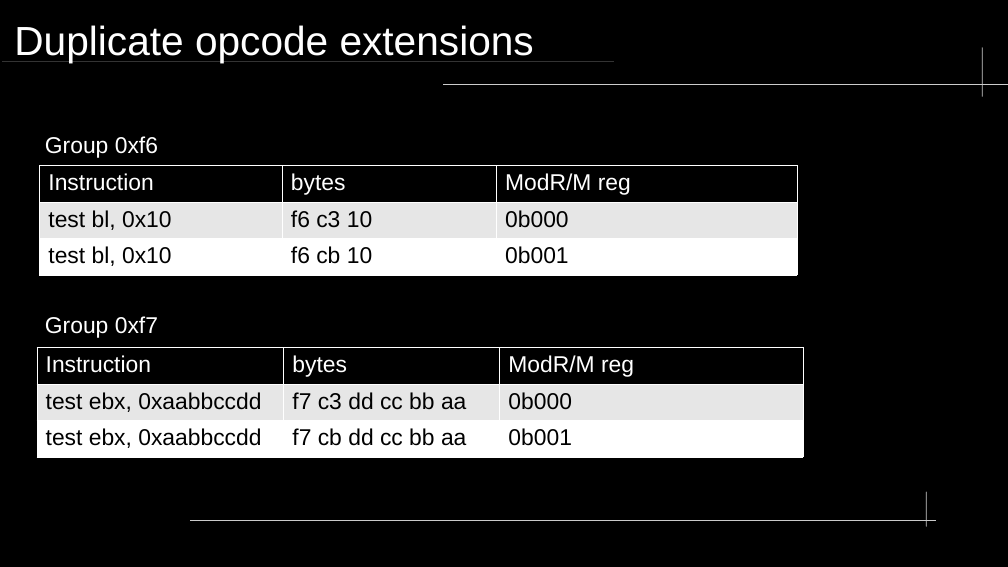
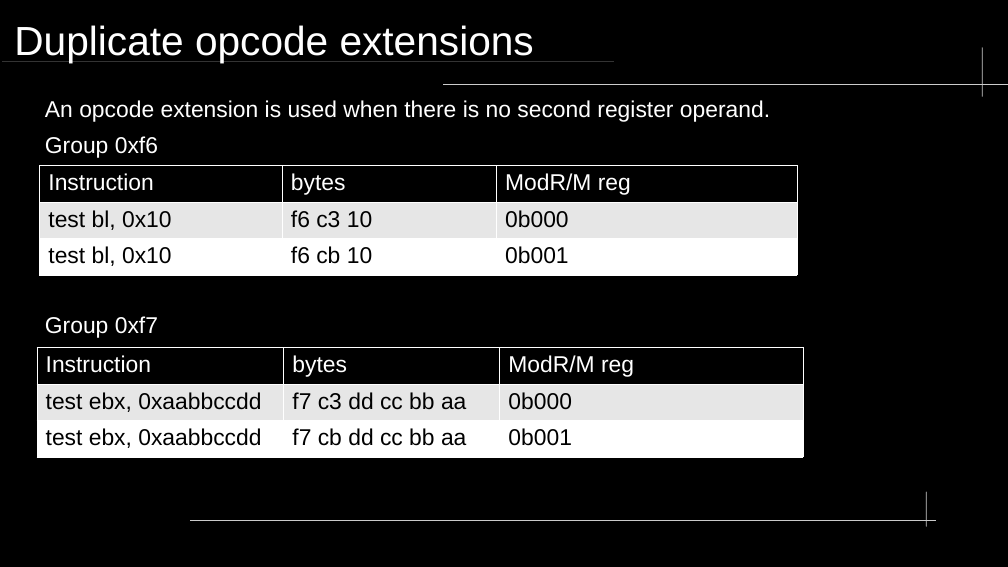
Before and after one commit to valkheim/transasm, a slide deck: slide 10 of slides/slides.odp (slide 8 before the commit). Drawn at 1008x567 pixels with LibreOffice and Linux fonts; fonts in the diff are those of the drawing. Boxes give left, top, right and bottom in pixels: in the first picture for what was removed or moved away, otherwise in the second. Text is boxed around its words. In the diff, an @@ line names an element or a change of style, - is before the commit and + after.

```diff
--- a/slides/slides.odp
+++ b/slides/slides.odp
@@ text added at box(45, 100, 770, 122), 18 pt, text #FFFFFF @@
+An opcode extension is used when there is no second register operand.
```
Also in this commit, not shown: 3 other slides changed, 2 slides added, 1 other file.
